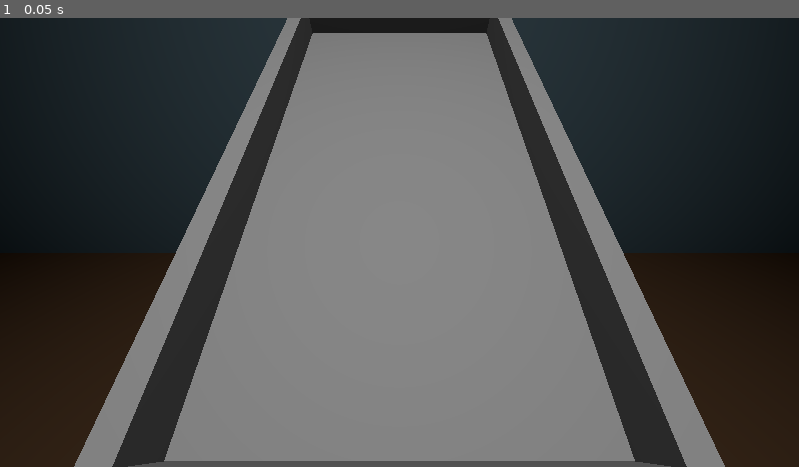
Above: before the commit, frame 1.
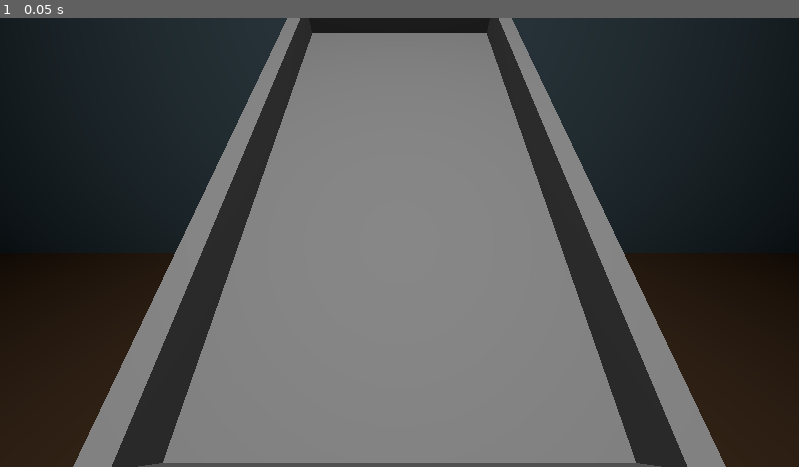
Above: after the commit, the same moment.

Repository: 2Sloppy4slime/Rolling-Heroes-Dev
Game: Godot game, scene res://scenes/layouttest.tscn
The game is run twice, just before and just after one commit, with the same random seed, the same clock (stepped at 60 frames per second) and the same inputs. This scene is started directly instead of the project's main scene.
Inputs:
- Up to frame 1 (0.05 s): no input

The runs differ from the first frame. In frame 1, 0.7% of the frame differs, in the area x 9-91%, y 0-100%.

Commit message:
position absolues pour layout
c'est plus propre

Diff:
--- a/scenes/layouttest.tscn
+++ b/scenes/layouttest.tscn
@@ -40,17 +40,17 @@
 mesh = SubResource("BoxMesh_nm0m5")
 
 [node name="WallR" type="MeshInstance3D" parent="flipper"]
-transform = Transform3D(0.1, 0, 0, 0, 0.4698463, -1.0260603, 0, 0.17101006, 2.819078, 0.7980133, 0, 0)
+transform = Transform3D(0.1, 0, 0, 0, 0.4698463, -1.0260603, 0, 0.17101006, 2.819078, 0.8, 0, 0)
 mesh = SubResource("BoxMesh_nm0m5")
 
 [node name="WallL" type="MeshInstance3D" parent="flipper"]
-transform = Transform3D(0.1, 0, 0, 0, 0.4698463, -1.0260603, 0, 0.17101006, 2.819078, -0.7979313, 0, 0)
+transform = Transform3D(0.1, 0, 0, 0, 0.4698463, -1.0260603, 0, 0.17101006, 2.819078, -0.8, 0, 0)
 mesh = SubResource("BoxMesh_nm0m5")
 
 [node name="WallD" type="MeshInstance3D" parent="flipper"]
-transform = Transform3D(1.5, 0, 0, 0, 0.4698463, -0.06840403, 0, 0.17101006, 0.18793853, 0, -0.55003995, 1.477758)
+transform = Transform3D(1.5, 0, 0, 0, 0.4698463, -0.06840403, 0, 0.17101006, 0.18793853, 0, -0.5, 1.5)
 mesh = SubResource("BoxMesh_nm0m5")
 
 [node name="WallU" type="MeshInstance3D" parent="flipper"]
-transform = Transform3D(1.5, 0, 0, 0, 0.4698463, -0.06840403, 0, 0.17101006, 0.18793853, 0, 0.5515397, -1.4844738)
+transform = Transform3D(1.5, 0, 0, 0, 0.4698463, -0.06840403, 0, 0.17101006, 0.18793853, 0, 0.5, -1.5)
 mesh = SubResource("BoxMesh_nm0m5")
